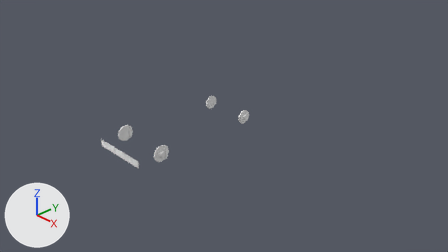
One commit to the Blender file Models/ChallengerHellcatRedEye.blend: the scene before it, then after it.
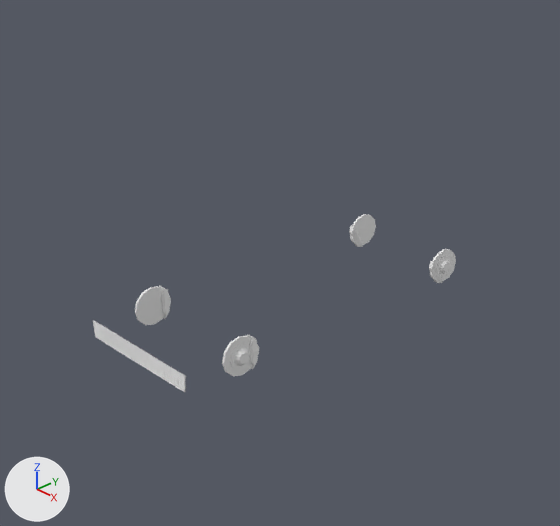
Old and new are each drawn from the file's camera 'Camera' and again close up on the part from 14% to 65% of the width and 3% to 89% of the height. The lights are fixed; the arrows at lower left show +X, +Y and +Z. The same objects are shown in both versions, whatever each file hides.

The first close-up shows 'FronBrakeDisks', 'LowerGrille', 'RearBrakeDisks'.
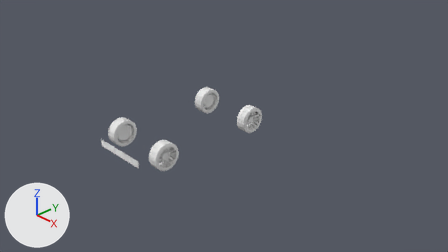
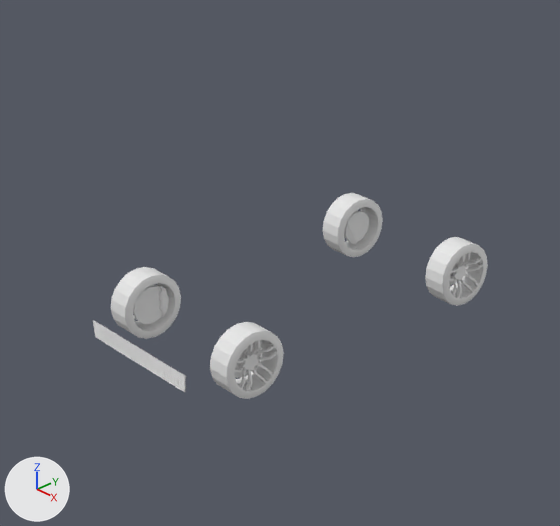
Boxes [x1, y1, x2, y2] around the edits, measured in the close-ups (560 x 526 px):
'FrontWheels', added
    after: [111, 267, 284, 399]
'RearWheels', added
    after: [323, 193, 488, 306]
'FronBrakeDisks', rescaled
    before: [135, 286, 259, 377]
    after: [133, 284, 261, 378]
'RearBrakeDisks', rescaled (8% wider, 10% taller)
    before: [349, 214, 456, 283]
    after: [344, 211, 460, 287]

The change in detail:
Mesh me_plane_014 is new.
It has 512 vertices, 526 faces and spans x 4.98..7.07, y -2.51..2.51, z -2.51..2.51.
Object 'FronBrakeDisks' (ob_fronbrakedisks) is rescaled from (0.139, 0.139, 0.0332) to (0.139, 0.139, 0.0349).
Object 'RearBrakeDisks' (ob_rearbrakedisks) is rescaled from (0.123, 0.123, 0.0293) to (0.123, 0.123, 0.0349).
Object 'RearWheels' (ob_rearwheels) is new; it shows me_plane_014.
Its location is (0.01, 0.09, 0.242).
Its rotation in degrees is (90, 0, 0).
Its scale is (0.0919, 0.0919, 0.0919).
It gains a MIRROR modifier named 'Mirror'.
Object 'FrontWheels' (ob_frontwheels) is new; it shows a copy of me_plane_014.
Its location is (0.01, -1.804, 0.242).
Its rotation in degrees is (90, 0, 0).
Its scale is (0.0919, 0.0919, 0.0919).
It gains a MIRROR modifier named 'Mirror'.
